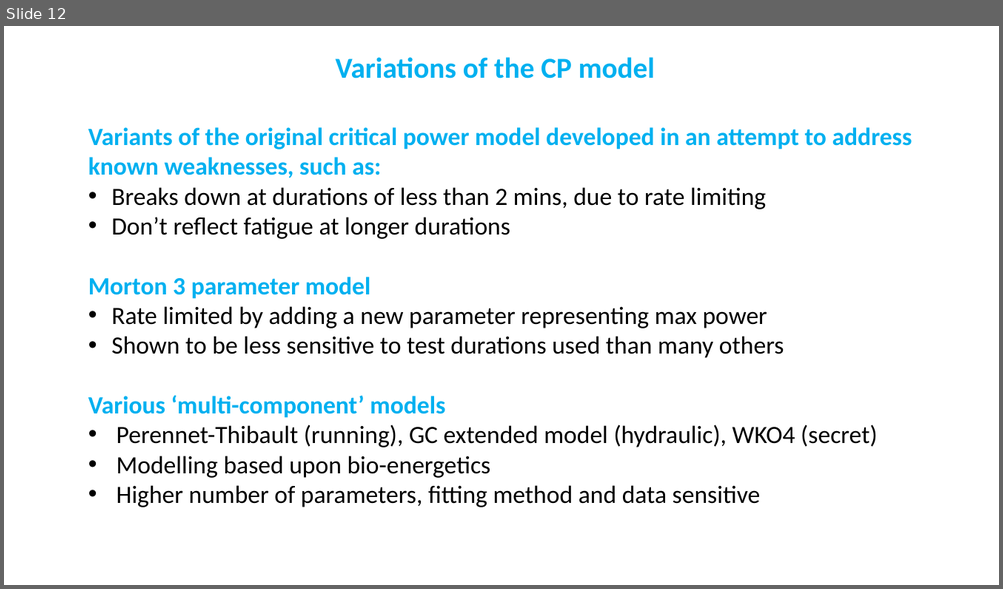
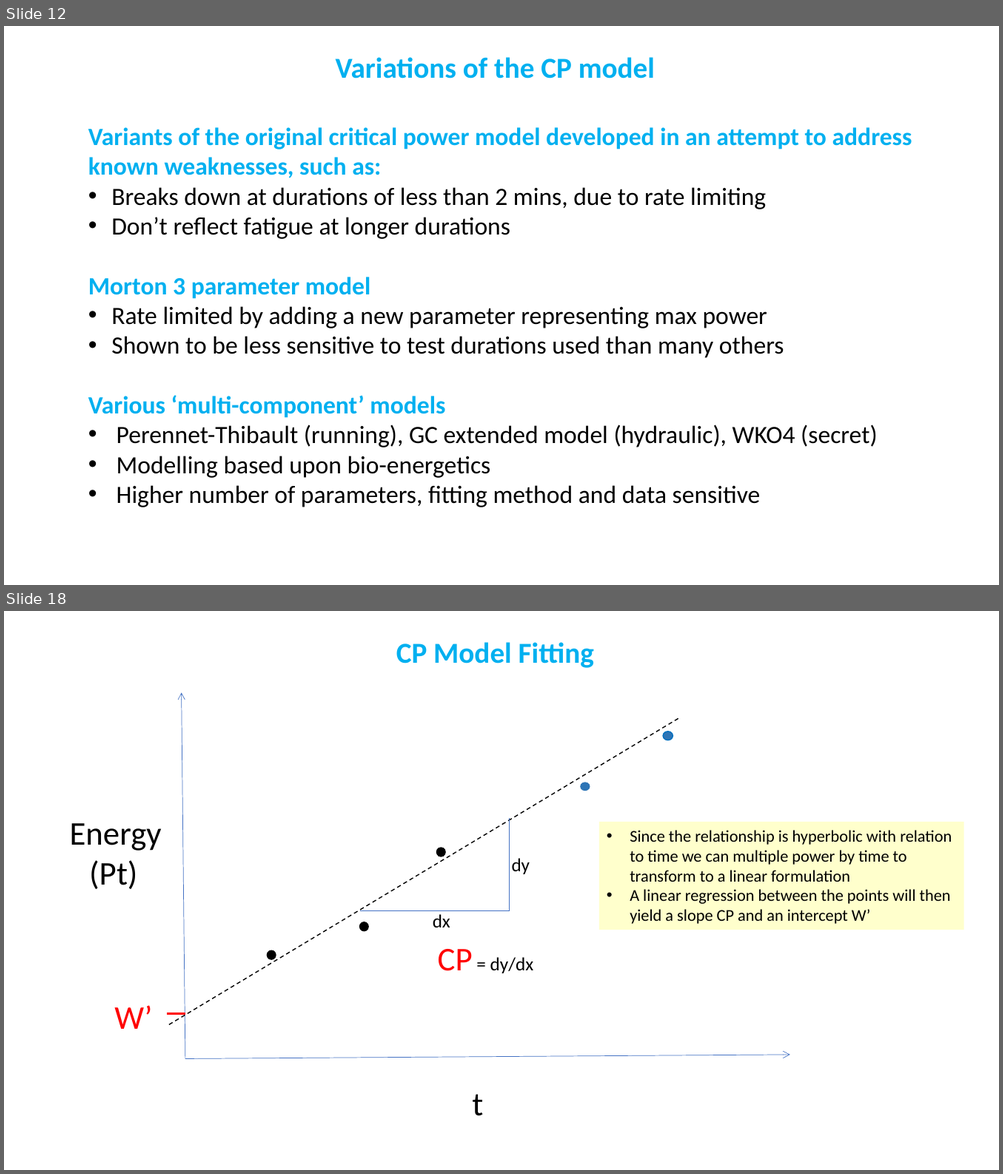
Before and after one commit to GoldenCheetah/GoldenCheetah, a slide deck: doc/user/CP Model Explainer.pptx. Shown one above the other, each under a label of ours: slide 12 before the commit, slides 12 and 18 after it; the slides between them are not shown. The pictures are 1003x589 and 1003x1174 pixels, drawn with LibreOffice and Linux fonts; fonts in the diff are those of the drawing. Boxes give left, top, right and bottom in pixels: in the first picture for what was removed or moved away, otherwise in the second. Text is boxed around its words. In the diff, an @@ line names an element or a change of style, - is before the commit and + after.

```diff
--- a/doc/user/CP Model Explainer.pptx
+++ b/doc/user/CP Model Explainer.pptx
@@ slide 18 added at <box>4,611,999,1170</box>, background #FFFFFF @@
@@ text added at <box>396,642,594,668</box>, 28 pt, text #00B0F0, bold @@
+CP Model Fitting
@@ arrow added from (185, 1059) to (182, 693), #4472C4 0.5 pt @@
@@ line added from (678, 718) to (167, 1027), #000000 1 pt dashed @@
@@ ellipse added at <box>663,731,672,740</box>, fill #2E75B6, outline #0070C0 1 pt @@
@@ ellipse added at <box>580,783,589,792</box>, fill #2E75B6 @@
@@ text added at <box>70,823,162,889</box>, 32 pt, text #000000 @@
+Energy
+(Pt)
@@ line added from (509, 911) to (509, 817), #4472C4 0.5 pt @@
@@ rectangle added at <box>599,822,964,931</box>, fill #FFFFCC, 16 pt, text #000000 @@
+• Since the relationship is hyperbolic with relation to time we can multiple power by time to transform to a linear formulation
+• A linear regression between the points will then yield a slope CP and an intercept W’
@@ ellipse added at <box>437,849,446,857</box>, fill #000000, outline #000000 1 pt @@
@@ text added at <box>512,858,530,874</box>, 18 pt, text #000000 @@
+dy
@@ line added from (360, 911) to (509, 911), #4472C4 0.5 pt @@
@@ text added at <box>432,914,450,928</box>, 18 pt, text #000000 @@
+dx
@@ ellipse added at <box>360,922,369,931</box>, fill #000000, outline #000000 1 pt @@
@@ ellipse added at <box>267,951,276,960</box>, fill #000000, outline #000000 1 pt @@
@@ text added at <box>438,949,533,974</box>, 18 pt, text #000000 @@
+CP = dy/dx
@@ text added at <box>114,1005,152,1029</box>, 32 pt, text #FF0000 @@
+W’
@@ line added from (167, 1014) to (185, 1014), #FF0000 2.25 pt @@
@@ arrow added from (185, 1059) to (790, 1055), #4472C4 0.5 pt @@
@@ text added at <box>472,1094,483,1116</box>, 32 pt, text #000000 @@
+t
```
Also in this commit, not shown: 3 slides changed, 8 other slides added.
